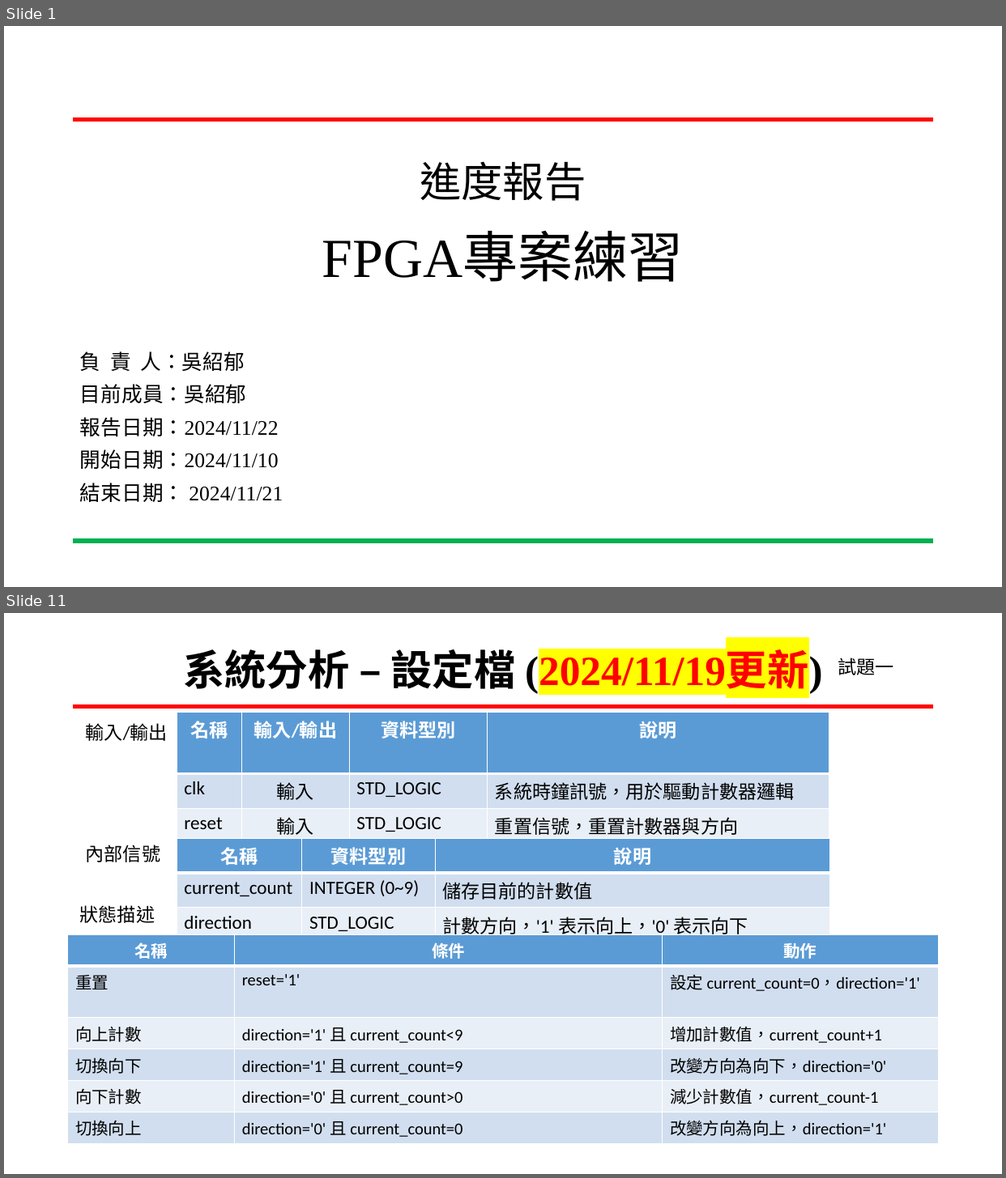
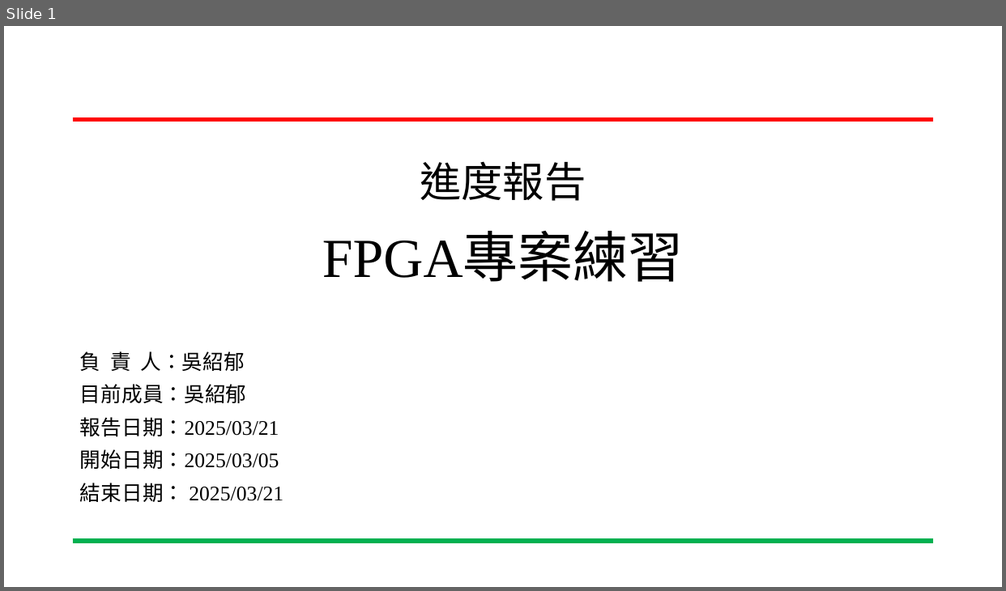
Before and after one commit to wsy0331/SOC_Lab_Exercises, a slide deck: 專案進度報告-進度報告-吳紹郁-20250321.pptx. Shown one above the other, each under a label of ours: slides 1 and 11 before the commit, slide 1 after it; the slides between them are not shown. The pictures are 1006x1178 and 1006x591 pixels, drawn with LibreOffice and Linux fonts; fonts in the diff are those of the drawing; background and template pictures are left out. Boxes give left, top, right and bottom in pixels: in the first picture for what was removed or moved away, otherwise in the second. Text is boxed around its words. In the diff, an @@ line names an element or a change of style, - is before the commit and + after.

```diff
--- a/專案進度報告-進度報告-吳紹郁-20250321.pptx
+++ b/專案進度報告-進度報告-吳紹郁-20250321.pptx
@@ slide 11 removed at [4,613,1002,1174], background #FFFFFF; not listed: 2 template elements that a slide beside it also shows @@
@@ title removed at [183,649,822,694] @@
-系統分析 – 設定檔 (2024/11/19更新)
@@ text removed at [837,658,893,675] @@
-試題一
@@ text removed at [86,723,168,741] @@
-輸入/輸出
@@ table removed at [177,712,829,940], 4 rows, 4 columns @@
-名稱 | 輸入/輸出 | 資料型別 | 說明
-clk | 輸入 | STD_LOGIC | 系統時鐘訊號，用於驅動計數器邏輯
-reset | 輸入 | STD_LOGIC | 重置信號，重置計數器與方向
-count | 輸出 | INTEGER (0~9) | 當前計數值
@@ text removed at [86,845,160,862] @@
-內部信號
@@ table removed at [177,838,830,940], 3 rows, 3 columns @@
-名稱 | 資料型別 | 說明
-current_count | INTEGER (0~9) | 儲存目前的計數值
-direction | STD_LOGIC | 計數方向，'1' 表示向上，'0' 表示向下
@@ text removed at [80,905,155,923] @@
-狀態描述
@@ table removed at [68,935,938,1140], 6 rows, 3 columns @@
-名稱 | 條件 | 動作
-重置 | reset='1' | 設定 current_count=0，direction='1'
-向上計數 | direction='1' 且 current_count<9 | 增加計數值，current_count+1
-切換向下 | direction='1' 且 current_count=9 | 改變方向為向下，direction='0'
-向下計數 | direction='0' 且 current_count>0 | 減少計數值，current_count-1
-切換向上 | direction='0' 且 current_count=0 | 改變方向為向上，direction='1'
@@ slide 1 changed as well @@
@@ subtitle at [80,417,283,502]: text changed @@
-報告日期：2024/11/22
-開始日期：2024/11/10
-結束日期： 2024/11/21
+報告日期：2025/03/21
+開始日期：2025/03/05
+結束日期： 2025/03/21
```
Also in this commit, not shown: 5 other slides changed, 2 slides added, 13 other slides removed.
